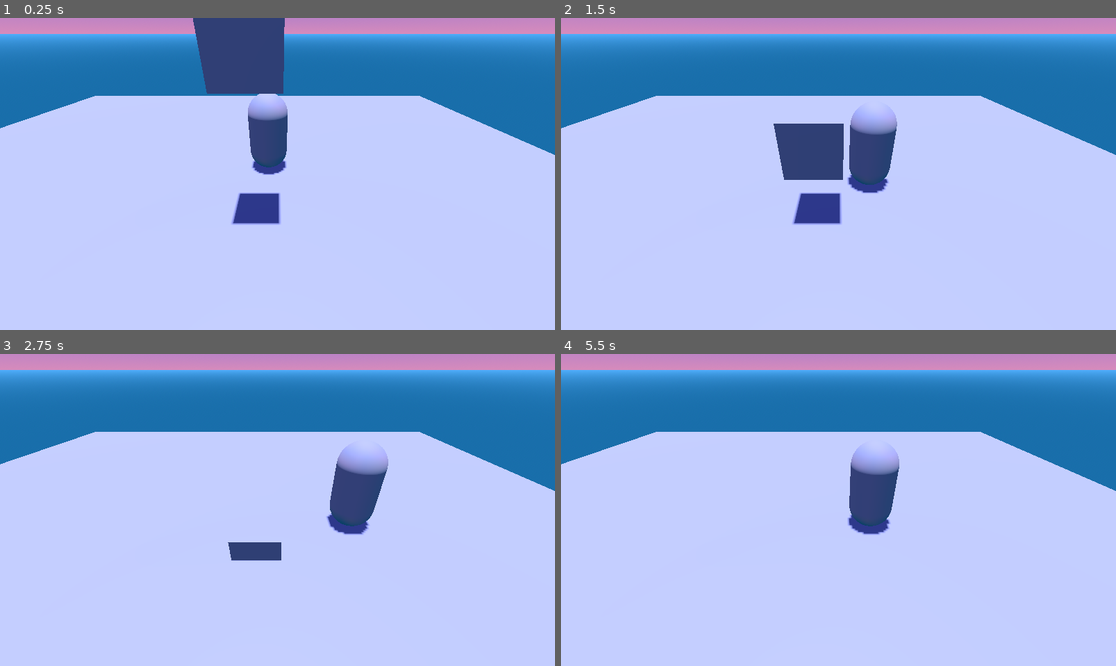
Above: before the commit, frames 1-4 (two rows, left to right).
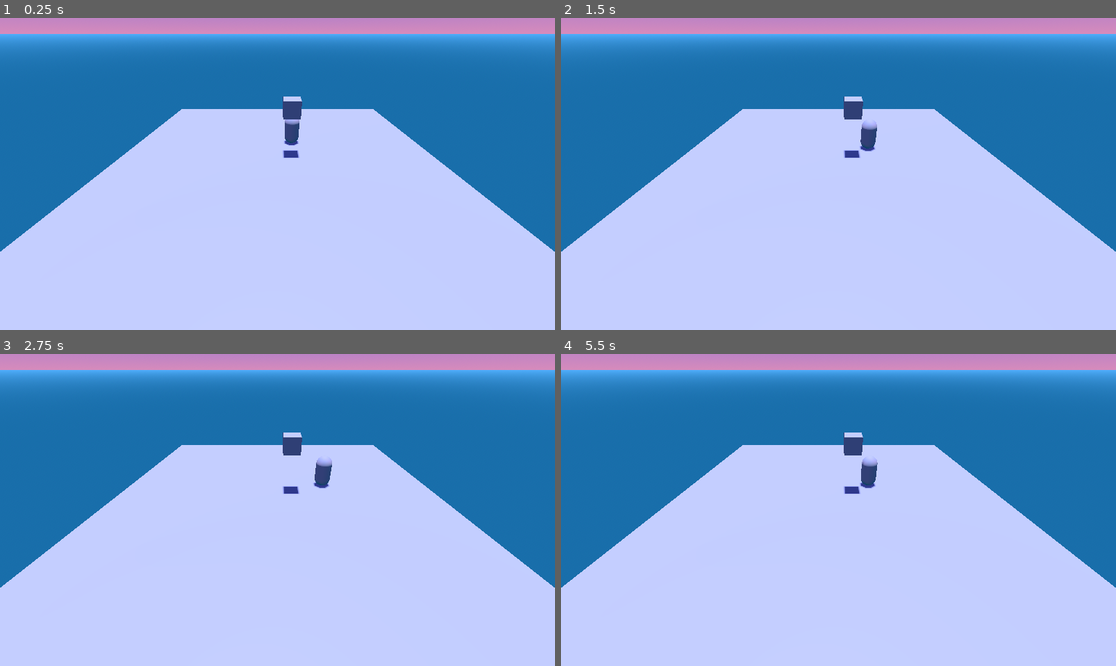
Above: after the commit, the same moments.

Repository: shamotte/rpg-death-jam
Game: Godot game, scene res://scenes/main_scene.tscn
Two runs of this game, one before a commit and one after it. Both use one fixed random seed, a clock stepped at 60 frames per second and the inputs below.
Inputs:
- Up to frame 1 (0.25 s): no input
- Up to frame 2 (1.5 s): tap Enter at 0.5 s; hold Right (move_right) 0.53-1.28 s; tap Space at 0.77 s; hold Down (move_down) from 1.28 s (still down)
- Up to frame 3 (2.75 s): tap Space at 1.52, 2 s; release Down (move_down) at 2.03 s; hold Right (move_right) from 2.03 s (still down)
- Up to frame 4 (5.5 s): tap Enter at 2.75, 4.25 s; release Right (move_right) at 2.78 s; hold Up (move_up) 2.78-3.53 s; tap Space at 3.02, 3.5, 3.77, 4.52, 5 s; hold Left (move_left) 3.53-5.03 s; hold Down (move_down) from 5.03 s (still down)

The runs differ from the first frame. In frame 1, 22% of the frame differs, in the area x 0-100%, y 0-75%; in frame 2, 21%; in frame 3, 19%; in frame 4, 18%.

Commit message:
Improved movement and cleanup

Diff:
--- /dev/null
+++ b/components/comp_parent_lerp.gd
@@ -0,0 +1,15 @@
+extends Node
+
+var parent: Node3D
+var parent_parent: Node3D
+
+@export_range(0.0, 1.0) var lerp_speed: float = 0.25
+
+func _ready() -> void:
+	parent = get_parent()
+	parent_parent = parent.get_parent()
+
+	parent.top_level = true
+
+func _physics_process(delta: float) -> void:
+	parent.global_position = parent.global_position.lerp(parent_parent.global_position, lerp_speed)
--- /dev/null
+++ b/components/comp_parent_lerp.tscn
@@ -0,0 +1,6 @@
+[gd_scene load_steps=2 format=3 uid="uid://dtcat5osfxowp"]
+
+[ext_resource type="Script" path="res://components/comp_parent_lerp.gd" id="1_loem0"]
+
+[node name="CompParentLerp" type="Node"]
+script = ExtResource("1_loem0")
--- a/objects/anvil.tscn
+++ /dev/null
@@ -1,21 +0,0 @@
-[gd_scene load_steps=4 format=3 uid="uid://xeoyjwfjd2s3"]
-
-[ext_resource type="Script" path="res://scripts/grid_mover.gd" id="1_e7xfx"]
-[ext_resource type="Script" path="res://scripts/tickable.gd" id="2_lfar4"]
-
-[sub_resource type="BoxMesh" id="BoxMesh_5ob48"]
-
-[node name="Node3D" type="Node3D"]
-transform = Transform3D(1, 0, 0, 0, 1, 0, 0, 0, 1, 0.5, 0, 0.5)
-
-[node name="MeshInstance3D" type="MeshInstance3D" parent="."]
-mesh = SubResource("BoxMesh_5ob48")
-
-[node name="Mover" type="Node" parent="."]
-script = ExtResource("1_e7xfx")
-move_direction = Vector3(0, -1, 0)
-
-[node name="tickable" type="Node" parent="."]
-script = ExtResource("2_lfar4")
-
-[connection signal="tick" from="tickable" to="Mover" method="move_time_steps"]
--- /dev/null
+++ b/objects/anvil/anvil.gd
@@ -0,0 +1,20 @@
+extends Node3D
+
+@export var falling: bool = false
+
+func set_falling(f: bool) -> void:
+	falling = f
+
+	if falling:
+		$Mover.move_direction = Vector3(0, -1, 0)
+	else:
+		$Mover.move_direction = Vector3(0, 0, 0)
+
+# Called when the node enters the scene tree for the first time.
+func _ready() -> void:
+	pass # Replace with function body.
+
+
+# Called every frame. 'delta' is the elapsed time since the previous frame.
+func _process(delta: float) -> void:
+	pass
--- /dev/null
+++ b/objects/anvil/anvil.tscn
@@ -0,0 +1,28 @@
+[gd_scene load_steps=6 format=3 uid="uid://xeoyjwfjd2s3"]
+
+[ext_resource type="Script" path="res://scripts/grid_mover.gd" id="1_e7xfx"]
+[ext_resource type="Script" path="res://objects/anvil/anvil.gd" id="1_sevdb"]
+[ext_resource type="Script" path="res://scripts/tickable.gd" id="2_lfar4"]
+[ext_resource type="PackedScene" uid="uid://dtcat5osfxowp" path="res://components/comp_parent_lerp.tscn" id="3_u5m6b"]
+
+[sub_resource type="BoxMesh" id="BoxMesh_5ob48"]
+
+[node name="Anvil" type="Node3D"]
+transform = Transform3D(1, 0, 0, 0, 1, 0, 0, 0, 1, 0.5, 0, 0.5)
+script = ExtResource("1_sevdb")
+
+[node name="Mover" type="Node" parent="."]
+script = ExtResource("1_e7xfx")
+
+[node name="Tickable" type="Node" parent="."]
+script = ExtResource("2_lfar4")
+
+[node name="Visual" type="Node3D" parent="."]
+
+[node name="MeshInstance3D" type="MeshInstance3D" parent="Visual"]
+mesh = SubResource("BoxMesh_5ob48")
+skeleton = NodePath("../..")
+
+[node name="CompParentLerp" parent="Visual" instance=ExtResource("3_u5m6b")]
+
+[connection signal="tick" from="Tickable" to="Mover" method="move_time_steps"]
--- /dev/null
+++ b/objects/anvil/anvil_activator.gd
@@ -0,0 +1,12 @@
+extends Node3D
+
+@export var anvil: Node3D
+
+# Called when the node enters the scene tree for the first time.
+func _ready() -> void:
+	pass # Replace with function body.
+
+
+# Called every frame. 'delta' is the elapsed time since the previous frame.
+func _process(delta: float) -> void:
+	pass
--- /dev/null
+++ b/objects/anvil/anvil_activator.tscn
@@ -0,0 +1,6 @@
+[gd_scene load_steps=2 format=3 uid="uid://kcne7vfwqlht"]
+
+[ext_resource type="Script" path="res://objects/anvil/anvil_activator.gd" id="1_6qtfg"]
+
+[node name="AnvilActivator" type="Node3D"]
+script = ExtResource("1_6qtfg")
--- a/objects/player/player.gd
+++ b/objects/player/player.gd
@@ -5,48 +5,28 @@
 func _input(event):
 	if event.is_action_pressed("move_left"):
 		TimeManager.progres_time(1)
-		if not move_tween:
-			move_tween.kill()
-
-		move_tween = get_tree().create_tween()
-		move_tween.tween_property(self, "global_position", global_position + Vector3(-1, 0, 0), 0.25)
-		move_tween.set_trans(Tween.TRANS_QUINT)
-		move_tween.set_ease(Tween.EASE_OUT_IN)
+		global_position.x -= 1
 
 	if event.is_action_pressed("move_right"):
 		TimeManager.progres_time(1)
-		if move_tween:
-			move_tween.kill()
-
-		move_tween = get_tree().create_tween()
-		move_tween.tween_property(self, "global_position", global_position + Vector3(1, 0, 0), 0.25)
-		move_tween.set_trans(Tween.TRANS_QUINT)
-		move_tween.set_ease(Tween.EASE_OUT_IN)
+		global_position.x += 1
 
 	if event.is_action_pressed("move_up"):
 		TimeManager.progres_time(1)
-		if move_tween:
-			move_tween.kill()
-
-		move_tween = get_tree().create_tween()
-		move_tween.tween_property(self, "global_position", global_position + Vector3(0, 0, -1), 0.25)
-		move_tween.set_trans(Tween.TRANS_QUINT)
-		move_tween.set_ease(Tween.EASE_OUT_IN)
+		global_position.z -= 1
 
 	if event.is_action_pressed("move_down"):
 		TimeManager.progres_time(1)
-		if move_tween:
-			move_tween.kill()
-
-		move_tween = get_tree().create_tween()
-		move_tween.tween_property(self, "global_position", global_position + Vector3(0, 0, 1), 0.25)
-		move_tween.set_trans(Tween.TRANS_QUINT)
-		move_tween.set_ease(Tween.EASE_OUT_IN)
+		global_position.z += 1
 
 
 # Called when the node enters the scene tree for the first time.
 func _ready() -> void:
-	pass # Replace with function body.
+	pass
+
+func _physics_process(delta: float) -> void:
+	pass
+	#$Visual.global_position = $Visual.global_position.lerp(global_position, 0.15)
 
 
 # Called every frame. 'delta' is the elapsed time since the previous frame.
--- a/objects/player/player.tscn
+++ b/objects/player/player.tscn
@@ -1,12 +1,19 @@
-[gd_scene load_steps=3 format=3 uid="uid://cxo04kudaw137"]
+[gd_scene load_steps=4 format=3 uid="uid://cxo04kudaw137"]
 
 [ext_resource type="Script" path="res://objects/player/player.gd" id="1_82gfj"]
+[ext_resource type="PackedScene" uid="uid://dtcat5osfxowp" path="res://components/comp_parent_lerp.tscn" id="2_0k7af"]
 
 [sub_resource type="CapsuleMesh" id="CapsuleMesh_g4dq6"]
 
 [node name="Player" type="Node3D"]
 script = ExtResource("1_82gfj")
 
-[node name="MeshInstance3D" type="MeshInstance3D" parent="."]
+[node name="Visual" type="Node3D" parent="."]
+
+[node name="MeshInstance3D" type="MeshInstance3D" parent="Visual"]
 transform = Transform3D(1, 0, 0, 0, 1, 0, 0, 0, 1, 0, 1, 0)
 mesh = SubResource("CapsuleMesh_g4dq6")
+skeleton = NodePath("../..")
+
+[node name="CompParentLerp" parent="Visual" instance=ExtResource("2_0k7af")]
+lerp_speed = 0.15
--- a/scenes/main_scene.tscn
+++ b/scenes/main_scene.tscn
@@ -1,7 +1,8 @@
-[gd_scene load_steps=7 format=3 uid="uid://clorfymsvn4ce"]
+[gd_scene load_steps=8 format=3 uid="uid://clorfymsvn4ce"]
 
-[ext_resource type="PackedScene" uid="uid://xeoyjwfjd2s3" path="res://objects/anvil.tscn" id="1_abngx"]
+[ext_resource type="PackedScene" uid="uid://xeoyjwfjd2s3" path="res://objects/anvil/anvil.tscn" id="1_abngx"]
 [ext_resource type="PackedScene" uid="uid://cxo04kudaw137" path="res://objects/player/player.tscn" id="2_6u2a3"]
+[ext_resource type="PackedScene" uid="uid://kcne7vfwqlht" path="res://objects/anvil/anvil_activator.tscn" id="3_x5n1l"]
 
 [sub_resource type="ProceduralSkyMaterial" id="ProceduralSkyMaterial_x8kc5"]
 sky_top_color = Color(0.283913, 0.367826, 0.934389, 1)
@@ -19,18 +20,7 @@
 [sub_resource type="PlaneMesh" id="PlaneMesh_shxum"]
 size = Vector2(20, 20)
 
-[node name="Node3D" type="Node3D"]
-
-[node name="Node3D" parent="." instance=ExtResource("1_abngx")]
-transform = Transform3D(1, 0, 0, 0, 1, 0, 0, 0, 1, 0.819736, 3, -0.234135)
-
-[node name="Camera3D" type="Camera3D" parent="."]
-transform = Transform3D(1, 0, 0, 0, 0.823523, 0.567283, 0, -0.567283, 0.823523, 1.24257, 3.14606, 3.04971)
-
-[node name="GridMap" type="GridMap" parent="."]
-
-[node name="Player" parent="." instance=ExtResource("2_6u2a3")]
-transform = Transform3D(1, 0, 0, 0, 1, 0, 0, 0, 1, 1, 0, -2)
+[node name="World" type="Node3D"]
 
 [node name="WorldEnvironment" type="WorldEnvironment" parent="."]
 environment = SubResource("Environment_g0drt")
@@ -39,5 +29,20 @@
 transform = Transform3D(1, 0, 0, 0, -4.37114e-08, 1, 0, -1, -4.37114e-08, 0, 12.9584, 0)
 shadow_enabled = true
 
-[node name="MeshInstance3D" type="MeshInstance3D" parent="."]
+[node name="Camera3D" type="Camera3D" parent="."]
+transform = Transform3D(1, 0, 0, 0, 0.823523, 0.567283, 0, -0.567283, 0.823523, 0, 6.467, 11.446)
+
+[node name="GridMap" type="GridMap" parent="."]
+
+[node name="Plane" type="MeshInstance3D" parent="."]
 mesh = SubResource("PlaneMesh_shxum")
+
+[node name="Anvil" parent="." instance=ExtResource("1_abngx")]
+transform = Transform3D(1, 0, 0, 0, 1, 0, 0, 0, 1, 0.819736, 3, -0.234135)
+
+[node name="Player" parent="." instance=ExtResource("2_6u2a3")]
+transform = Transform3D(1, 0, 0, 0, 1, 0, 0, 0, 1, 1, 0, -2)
+
+[node name="AnvilActivator" parent="." node_paths=PackedStringArray("anvil") instance=ExtResource("3_x5n1l")]
+transform = Transform3D(1, 0, 0, 0, 1, 0, 0, 0, 1, 1.96642, 2.38419e-07, 2.25768)
+anvil = NodePath("../Anvil")
--- a/scripts/grid_mover.gd
+++ b/scripts/grid_mover.gd
@@ -11,10 +11,4 @@
 	TimeManager.time_tick.connect(move_time_steps)
 
 func move_time_steps(time_steps : int):
-	if move_tween:
-		move_tween.kill()
-
-	move_tween = get_tree().create_tween()
-	move_tween.tween_property(parent,"position",parent.position + move_direction * time_steps,0.5)
-	move_tween.set_trans(Tween.TRANS_QUINT)
-	move_tween.set_ease(Tween.EASE_OUT_IN)
+	parent.position = parent.position + move_direction * time_steps
